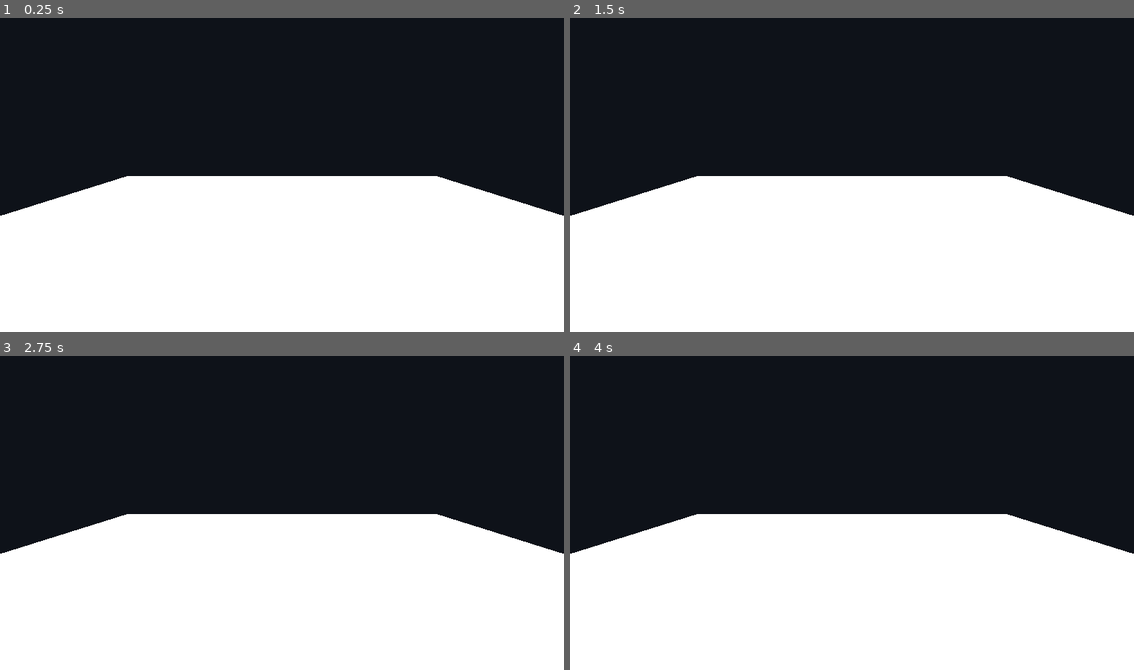
Above: before the commit, frames 1-4 (two rows, left to right).
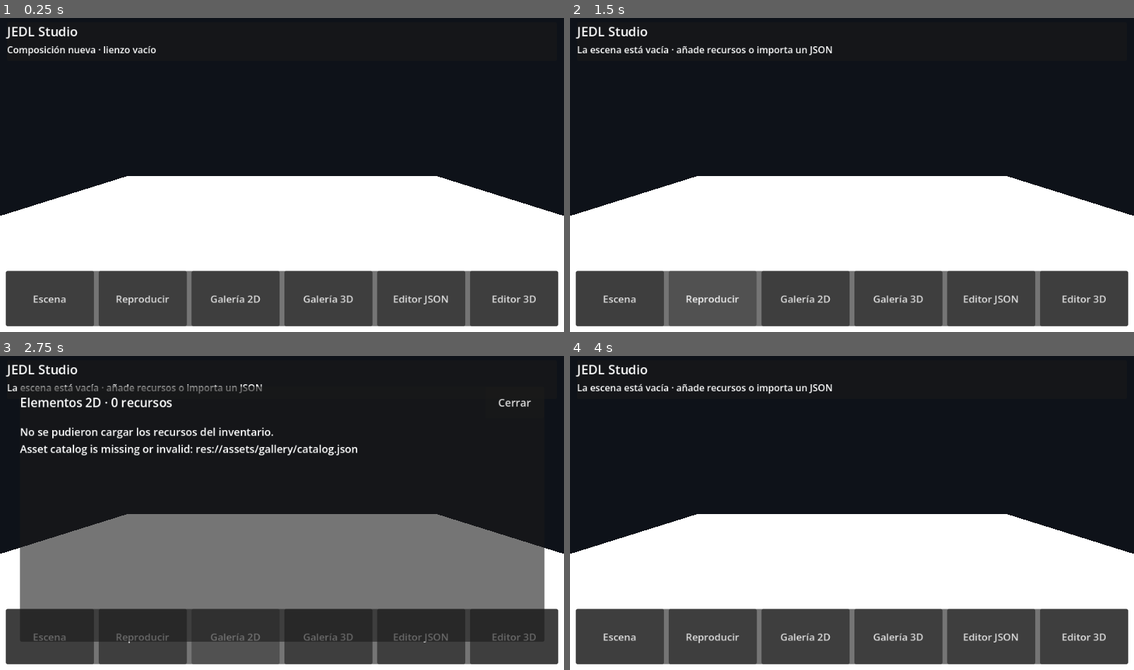
Above: after the commit, the same moments.

Repository: juancito860715-lgtm/jedl-studio
Game: Godot game, scene res://Main.tscn
Same seed, same stepped clock (60 frames per second), same inputs: the game is played once before the commit and once after it.
Inputs (mouse positions are in pixels of both pictures, inside the frame that each line leads up to):
- Up to frame 1 (0.25 s): no input
- Up to frame 2 (1.5 s): click (620, 297) at 0.5 s, where only the run after the commit has a clickable "Escena"; click (711, 297) at 1.25 s, where only the run after the commit has a clickable "Reproducir"
- Up to frame 3 (2.75 s): click (236, 635) at 2 s, where only the run after the commit has a clickable "Galería 2D"
- Up to frame 4 (4 s): click (897, 635) at 2.75 s, where only the run after the commit has a clickable "Galería 3D"; click (1083, 403) at 3.5 s, where only the run after the commit has a clickable "Cerrar"

The runs differ from the first frame. In frame 1, 18% of the frame differs, in the area x 1-99%, y 2-99%; in frame 2, 18%; in frame 3, 46%; in frame 4, 18%.
Error before the commit: Parse Error: Expected indented block after function declaration. (res://scripts/Main.gd:277)

Commit message:
fix: keep blank scene action and JSON editor in sync

Diff:
--- a/scripts/Main.gd
+++ b/scripts/Main.gd
@@ -276,6 +276,7 @@
 
 func _on_viewport_size_changed() -> void:
     # Los paneles usan anclajes relativos y se adaptan al cambio de orientación.
+    pass
 
 
 func _new_blank_scene() -> void:
@@ -288,7 +289,17 @@
     if scene_parser == null:
         return
     scene_parser.stop_scene()
-    var blank_json := """{"version":2,"title":"Nueva escena","characters":[],"objects":[],"elements":[],"subtitles":[],"sounds":[]}"""
+    var blank_json := """{
+  "version": 2,
+  "title": "Nueva escena",
+  "characters": [],
+  "objects": [],
+  "elements": [],
+  "subtitles": [],
+  "sounds": []
+}"""
+    if json_editor != null:
+        json_editor.text = blank_json
     if scene_parser.load_scene_text(blank_json):
         if camera != null:
             camera.current = true
